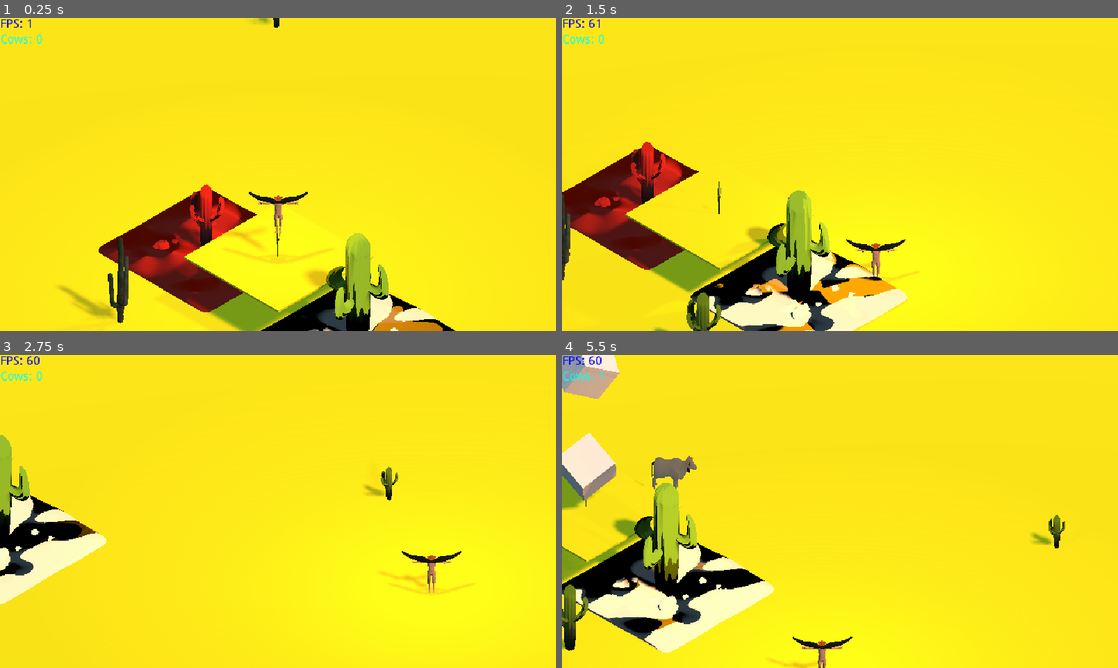
Above: before the commit, frames 1-4 (two rows, left to right).
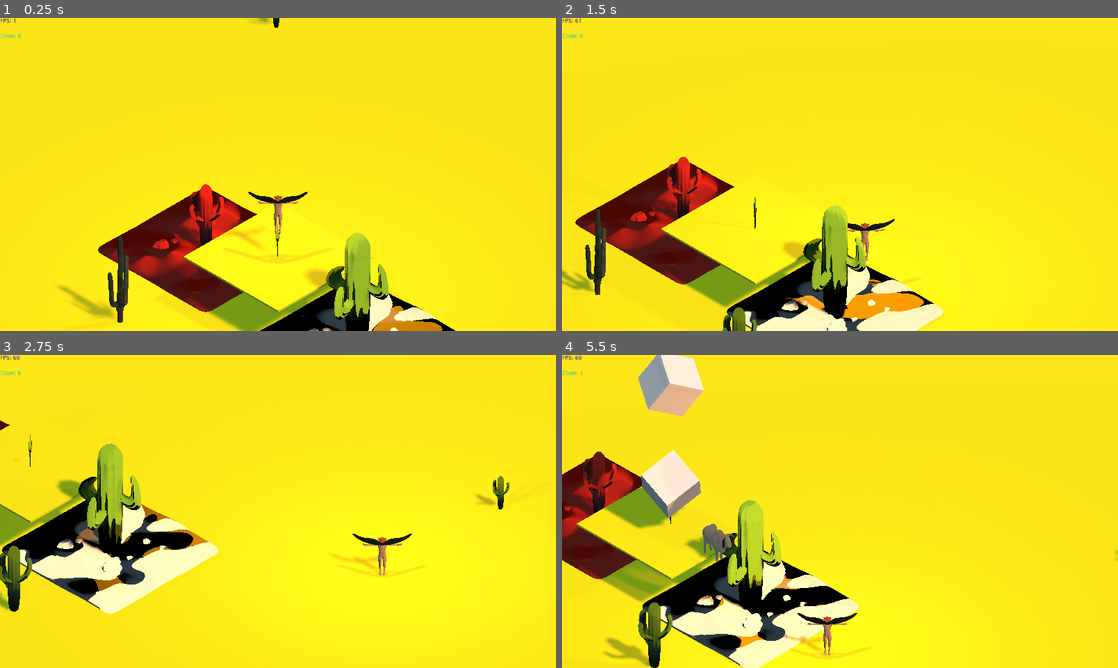
Above: after the commit, the same moments.

Repository: Wharfiggle/GRAZER
Game: Godot game, scene res://Levels/Level.tscn
Two runs of this game, one before a commit and one after it. Both use one fixed random seed, a clock stepped at 60 frames per second and the inputs below.
Inputs:
- Up to frame 1 (0.25 s): no input
- Up to frame 2 (1.5 s): hold Right (ui_right) 0.53-1.28 s; hold O (cowParty) 0.53-1.28 s; tap Space (jump) at 0.77 s; hold Down (ui_down) from 1.28 s (still down); tap O (cowParty) at 1.35 s
- Up to frame 3 (2.75 s): tap Space (jump) at 1.52 s; release Down (ui_down) at 2.03 s; hold Right (ui_right) from 2.03 s (still down); hold Shift (dodge) from 2.03 s (still down); tap O (cowParty) at 2.3 s
- Up to frame 4 (5.5 s): release Right (ui_right) at 2.78 s; release Shift (dodge) at 2.78 s; hold Up (ui_up) 2.78-3.53 s; tap 9 (shoot) at 2.85 s; tap Space (jump) at 3.02, 3.77, 4.52 s; tap O (cowParty) at 3.05, 4.35, 5.3 s; hold O (cowParty) 3.53-4.28 s; hold Left (ui_left) 3.53-5.03 s; tap 1 (debug1) at 4.15 s; tap 2 (debug2) at 4.9 s; hold Down (ui_down) from 5.03 s (still down); hold Shift (dodge) from 5.03 s (still down)

The runs differ from the first frame. In frame 1, 0.8% of the frame differs, in the area x 0-82%, y 0-100%; in frame 2, 18%; in frame 3, 13%; in frame 4, 25%, in the area x 0-100%, y 0-100%.
Error before the commit: Invalid get index 'global_transform' (on base: 'null instance'). (res://Scripts/Ball.gd:95)
Error after the commit: Invalid get index 'global_transform' (on base: 'null instance'). (res://Scripts/Ball.gd:88)

Commit message:
Major Cow Changes, Added Herd Object

Diff:
--- /dev/null
+++ b/Grazer/Herd.gd
@@ -0,0 +1,107 @@
+extends Spatial
+
+# Declare member variables here.
+export (NodePath) var playerNodePath = NodePath("/root/Level/Ball")
+export (NodePath) var cowCounterNodePath = NodePath("/root/Level/Cow Counter")
+onready var player = get_node(playerNodePath)
+onready var cowCounter = get_node(cowCounterNodePath)
+var cowPrefab = preload("res://Prefabs/Cow.tscn")
+var cows = []
+var numCows = 0
+var follow = true
+var huddle = []
+var numHuddle = 0
+var canHuddle = true
+
+# Called when the node enters the scene tree for the first time.
+func _ready():
+	if(player == null):
+		print("Herd.gd: error getting player node")
+		player = get_node(playerNodePath)
+		if(player == null):
+			print("Herd.gd: yup still broken")
+	if(cowCounter == null):
+		print("Herd.gd: error getting counter node")
+
+func _physics_process(delta):
+	if(numHuddle == 0):
+		for i in cows:
+			i.target = getTarget()
+	else:
+		for i in huddle:
+			i.target = Vector2(player.translation.x, player.translation.z)
+
+func follow():
+	follow = !follow
+	for i in cows:
+		i.follow = follow
+
+func getCow(index) -> Node:
+	return cows[index]
+
+func getCows() -> Array:
+	return cows
+
+func addCow(cow):
+	cows.append(cow)
+	numCows += 1
+	add_child(cow)
+	cow.follow = follow
+	cow.target = getTarget()
+	cow.herd = self
+
+func removeCow(cow):
+	cows.erase(cow)
+	numCows -= 1
+	remove_child(cow)
+	get_node(NodePath("/root/Level")).add_child(cow)
+	cow.follow = false
+	cow.target = null
+
+func spawnCow() -> Node:
+	var cow = cowPrefab.instance()
+	cow.translation = Vector3(0, 10, 0)
+	addCow(cow)
+	cowCounter.updateCowNum(numCows)
+	return cow
+
+func getTarget() -> Vector2:
+	if(numHuddle == 0):
+		return Vector2(player.translation.x, player.translation.z)
+	else:
+		var loc = Vector2(player.translation.x, player.translation.z)
+		for i in huddle:
+			loc += Vector2(i.translation.x, i.translation.z)
+		loc /= numHuddle + 1
+		return loc
+
+func addHuddler(huddler):
+	huddle.append(huddler)
+	numHuddle += 1
+	huddler.target = Vector2(player.translation.x, player.translation.z)
+	var target = getTarget()
+	for i in cows:
+		if(i.huddling == false):
+			i.target = target
+
+func removeHuddler(huddler):
+	huddle.erase(huddler)
+	numHuddle -= 1
+	huddler.target = getTarget()
+
+func clearHuddle():
+	numHuddle = 0
+	for i in huddle:
+		i.huddling = false
+		i.target = getTarget()
+	huddle.clear()
+
+func findHerdCenter() -> Vector3:
+	var loc = Vector3(0,0,0)
+	if(numCows > 0):
+		for i in cows:
+			loc += i.transform.origin
+		loc /= numCows
+	else:
+		loc = Vector3(0, 10, 0)
+	return loc
--- a/Grazer/Prefabs/Cow.tscn
+++ b/Grazer/Prefabs/Cow.tscn
@@ -1,7 +1,6 @@
-[gd_scene load_steps=5 format=2]
+[gd_scene load_steps=4 format=2]
 
 [ext_resource path="res://Scripts/Cow.gd" type="Script" id=1]
-[ext_resource path="res://Assets/Models/Cow/muumuu.tscn" type="PackedScene" id=2]
 [ext_resource path="res://Assets/Models/Cow/CowV1.fbx" type="PackedScene" id=3]
 
 [sub_resource type="BoxShape" id=1]
@@ -11,12 +10,8 @@
 script = ExtResource( 1 )
 
 [node name="CollisionShape" type="CollisionShape" parent="."]
-transform = Transform( 0.5, 0, 0, 0, 0.9, 0, 0, 0, 1, 0, 0.9, 0.05 )
+transform = Transform( 0.5, 0, 0, 0, 0.9, 0, 0, 0, 1, 0, 0.9, 0 )
 shape = SubResource( 1 )
 
 [node name="CowV1" parent="." instance=ExtResource( 3 )]
-transform = Transform( -4.37114e-08, 0, -1, 0, 1.2, 0, 1, 0, -4.37114e-08, 0.075, 0, 0.25 )
-
-[node name="mumu" parent="." instance=ExtResource( 2 )]
-transform = Transform( -1, 0, -8.74228e-08, 0, 1, 0, 8.74228e-08, 0, -1, 0, 0, 0 )
-visible = false
+transform = Transform( -3.93403e-08, 0, -1, 0, 1.2, 0, 0.9, 0, -4.37114e-08, 0.075, 0, 0.15 )
--- /dev/null
+++ b/Grazer/Prefabs/Herd.tscn
@@ -0,0 +1,6 @@
+[gd_scene load_steps=2 format=2]
+
+[ext_resource path="res://Herd.gd" type="Script" id=1]
+
+[node name="Herd" type="Spatial"]
+script = ExtResource( 1 )
--- a/Grazer/Scripts/Ball.gd
+++ b/Grazer/Scripts/Ball.gd
@@ -2,7 +2,7 @@
 
 # Declare member variables here. Examples:
 #export (PackedScene) var Bullet
-var Bullet = preload("res://Prefabs/Bullet.tscn")
+var Bullet = preload("res://Prefabs/bullet.tscn")
 
 #export (PackedScene) var Smoke = null
 
@@ -13,48 +13,45 @@
 var Dodge = Vector3(0,0,0)
 
 const GRAVITY = 30
-const SPEED = 10
-const DODGESPEED = 15
+const SPEED = 7
+const DODGESPEED = 10
 const JUMP = 15
-var cow = preload("res://Prefabs/Cow.tscn")
-export (NodePath) var cowCounter = "/root/Level/Cow Counter"
-var follow = true
+var herdPrefab = preload("res://Prefabs/Herd.tscn")
+var herd
 
 # Called when the node enters the scene tree for the first time.
 #func _ready():
 
-
-
 #Called every frame. 'delta' is the elapsed time since the previous frame.
 func _process(delta):
-	#print("frame")
+	if(herd == null):
+		herd = herdPrefab.instance()
+		get_node(NodePath("/root/Level")).add_child(herd)
+
 	var toAdd = Vector3()
-	if(Input.is_action_pressed("ui_right") and Input.is_action_pressed("ui_left")):
-		toAdd.x += 0
-		toAdd.z += 0
-	elif(Input.is_action_pressed("ui_right")):
-		toAdd.x += 1
-		toAdd.z += -1
-	elif(Input.is_action_pressed("ui_left")):
-		toAdd.x += -1
-		toAdd.z += 1
-
-	if(Input.is_action_pressed("ui_down") and
-	Input.is_action_pressed("ui_up")):
-		toAdd.x += 0
-		toAdd.z += 0
-	elif(Input.is_action_pressed("ui_down")):
-		toAdd.x += 1
-		toAdd.z += 1
-	elif(Input.is_action_pressed("ui_up")):
-		toAdd.x += -1
-		toAdd.z += -1
+	if(!(Input.is_action_pressed("ui_right") and Input.is_action_pressed("ui_left"))):
+		if(Input.is_action_pressed("ui_right")):
+			toAdd.x += 1
+			toAdd.z += -1
+		elif(Input.is_action_pressed("ui_left")):
+			toAdd.x += -1
+			toAdd.z += 1
+	if(!(Input.is_action_pressed("ui_down") and Input.is_action_pressed("ui_up"))):
+		if(Input.is_action_pressed("ui_down")):
+			toAdd.x += 1
+			toAdd.z += 1
+		elif(Input.is_action_pressed("ui_up")):
+			toAdd.x += -1
+			toAdd.z += -1
 
 	toAdd = toAdd.normalized() * SPEED
 	if(toAdd.x == 0 and toAdd.z == 0):
 		velocity.x = lerp(velocity.x,0,0.1)
 		velocity.z = lerp(velocity.z,0,0.1)
+		herd.canHuddle = true
 	else:
+		herd.clearHuddle()
+		herd.canHuddle = false
 		velocity.x = toAdd.x
 		velocity.z = toAdd.z
 
@@ -62,17 +59,13 @@
 		transform.origin = Vector3(0,6,0)
 
 	if(Input.is_action_just_pressed("debug1")):
-		var instance = cow.instance()
-		instance.transform.origin = Vector3(0, 10, 0)
-		instance.add_to_group("herd")
-		get_parent().add_child(instance)
-		get_node(cowCounter).cows += 1
+		if(herd != null):
+			herd.spawnCow()
+		else:
+			print("fuck there is no herd")
 
 	if(Input.is_action_just_pressed("debug2")):
-		follow = !follow
-		var herd = get_tree().get_nodes_in_group("herd")
-		for i in herd:
-			i.follow = follow
+		herd.follow()
 
 	if(Input.is_action_pressed("dodge")):
 		Dodge = toAdd.normalized() * DODGESPEED
@@ -98,19 +91,7 @@
 			_emit_smoke(b)
 
 func findHerdCenter() -> Vector3:
-	var herd = get_tree().get_nodes_in_group("herd")
-	var loc = Vector3(0,0,0)
-	var numCows = 0
-	for x in herd:
-		numCows += 1
-		loc += x.transform.origin
-	if(numCows > 0):
-		loc /= numCows
-	else:
-		loc = Vector3(0, 10, 0)
-	print("numCows: " + str(numCows))
-	print(str(loc))
-	return loc
+	return herd.findHerdCenter()
 
 func _emit_smoke(bullet):
 	var newSmoke = Smoke.instance()
--- a/Grazer/Scripts/Cow Counter.gd
+++ b/Grazer/Scripts/Cow Counter.gd
@@ -5,5 +5,6 @@
 func _ready():
 	set("custom_colors/font_color", Color(0,1,1))
 
-func _process(_delta: float) -> void:
+func updateCowNum(cowNum):
+	cows = cowNum
 	set_text("Cows: " + str(cows))
--- a/Grazer/Scripts/Cow.gd
+++ b/Grazer/Scripts/Cow.gd
@@ -1,79 +1,96 @@
 extends KinematicBody
 
-export (NodePath) var targetNodePath = NodePath("/root/Level/Ball")
-export (float) var targetSpeed = 8.0
+export (float) var maxSpeed = 6.0
 export (float) var accelerationModifier = 0.1
-export (float) var accelerationDampening = 30.0
+export (float) var accelerationDampening = 40.0
 export (float) var accDampRandOffset = 20.0
 export (float) var lookSpeed = 3.0
 export (float) var followDistance = 5.0
-export (float) var pushStrength = 2.0
+export (float) var pushStrength = 30.0
 export (float) var pushDistanceThreshold = 1.5
-var target
+export (float) var minPushPercent = 0.0 # :(
+var herd
 var velocity = Vector3(0, 0, 0)
 var speed = 0.0
 var acceleration = 0.0
 var rng = RandomNumberGenerator.new()
 var follow = true
 var pushVel = Vector2(0, 0)
+var huddling = false
+var target
 
 # Called when the node enters the scene tree for the first time.
 func _ready():
 	rng.randomize()
 	accelerationDampening = rng.randf_range(accelerationDampening - accDampRandOffset, accelerationDampening + accDampRandOffset)
 	#accelerationModifier = rng.randf_range(accelerationModifier - 0.05, accelerationDampening + 0.05)
-	target = get_node(targetNodePath)
-	if(target == null):
-		print("Cow.gd: " + targetNodePath + " is an invalid NodePath")
 
 # Called every frame. 'delta' is the elapsed time since the previous frame.
 func _physics_process(delta):
-	if(target != null):
-		var targetVector = Vector2(
-			translation.x - target.global_translation.x,
-			translation.z - target.global_translation.z)
+	if(herd != null):
+		if(target != null):
+			var targetVector = Vector2(
+				translation.x - target.x,
+				translation.z - target.y)
 
-		if(Input.is_action_pressed("cowParty")):
-			rotate_y(targetSpeed)
+			if(Input.is_action_pressed("cowParty")):
+				rotate_y(maxSpeed)
+			else:
+				rotation.y = lerp_angle(
+					rotation.y,
+					atan2(targetVector.x, targetVector.y),
+					lookSpeed * delta)
+
+			var dist = sqrt(pow(targetVector.x, 2) + pow(targetVector.y, 2))
+			if(herd.canHuddle && dist < followDistance && huddling == false):
+				huddling = true
+				herd.addHuddler(self)
+			#elif(dist > followDistance * 2 && huddling == true):
+				#huddling = false
+				#herd.removeHuddler(self)
+			if(huddling == false && follow):
+				#var prevAcc = acceleration
+				#acceleration = accelerationModifier * (dist - followDistance)
+				#if(acceleration < 0 && speed > 0):
+				#	acceleration = max(acceleration * accelerationDampening, -speed)
+				#if(acceleration > 0 && speed < 0):
+				#	acceleration = min(acceleration * accelerationDampening, -speed)
+				#speed += acceleration
+				#speed = max(min(speed, maxSpeed), -maxSpeed)
+				speed = maxSpeed
+				if(dist < followDistance - maxSpeed * 0.3):
+					speed = -maxSpeed
+				elif(dist < followDistance && dist >= followDistance - maxSpeed * 0.5):
+					speed = 0
+				velocity.x = -sin(rotation.y) * speed
+				velocity.z = -cos(rotation.y) * speed
+			else:
+				velocity.x = 0
+				velocity.z = 0
 		else:
-			rotation.y = lerp_angle(
-				rotation.y,
-				atan2(targetVector.x, targetVector.y),
-				lookSpeed * delta)
+			print("Cow.gd: target is null")
 
-		if(follow):
-			var dist = sqrt(pow(targetVector.x, 2) + pow(targetVector.y, 2))
-			var prevAcc = acceleration
-			acceleration = accelerationModifier * (dist - followDistance)
-			if(acceleration < 0 && speed > 0):
-				acceleration = max(acceleration * accelerationDampening, -speed)
-			if(acceleration > 0 && speed < 0):
-				acceleration = min(acceleration * accelerationDampening, -speed)
-			speed += acceleration
-			speed = max(min(speed, targetSpeed), -targetSpeed)
-			velocity.x = -sin(rotation.y) * speed
-			velocity.z = -cos(rotation.y) * speed
-		else:
-			velocity.x = 0
-			velocity.z = 0
-
-	var herd = get_tree().get_nodes_in_group("herd")
-	var avgDirVec = Vector2(0, 0)
-	var avgDist = 0.0
-	var cowNum = 0
-	for i in herd:
-		var cowDirVec = Vector2(translation.x - i.translation.x, translation.z - i.translation.z)
-		var dist = sqrt(pow(cowDirVec.x, 2) + pow(cowDirVec.y, 2))
-		if(dist < pushDistanceThreshold):
-			dist = -min(pushDistanceThreshold, dist) + pushDistanceThreshold
-			dist = pow(dist, 2)
-			avgDist += dist
-			cowNum += 1
-			avgDirVec += cowDirVec
-	if(cowNum != 0):
-		avgDirVec = avgDirVec.normalized()
-		avgDist /= cowNum
-	pushVel = avgDirVec * avgDist * pushStrength
+		var cows = herd.getCows()
+		var avgVec = Vector2(0, 0)
+		var numInside = 0
+		for i in cows:
+			if(i != self):
+				var cowDirVec = Vector2(translation.x - i.translation.x, translation.z - i.translation.z)
+				var dist = sqrt(pow(cowDirVec.x, 2) + pow(cowDirVec.y, 2))
+				if(dist < pushDistanceThreshold):
+					var t = (-min(pushDistanceThreshold, dist) + pushDistanceThreshold) / pushDistanceThreshold
+					#t = pow(t, 3)
+					#makes t go from minPushPercent to 1 instead of 0 to 1
+					if(minPushPercent > 0):
+						t = t * ( 1.0 - minPushPercent ) + minPushPercent
+					#dist = smoothstep(0, 1, dist)
+					numInside += 1
+					avgVec += cowDirVec.normalized() * t
+		if(numInside != 0):
+			avgVec /= numInside
+		pushVel = avgVec * pushStrength
+	else:
+		print("Cow.gd: herd is null")
 
 	velocity.y -= 30 * delta
 	if(is_on_floor()):
--- a/Grazer/project.godot
+++ b/Grazer/project.godot
@@ -36,7 +36,6 @@
 window/vsync/use_vsync=false
 window/stretch/mode="viewport"
 window/stretch/aspect="keep"
-window/stretch/shrink=2.0
 
 [gui]
 
